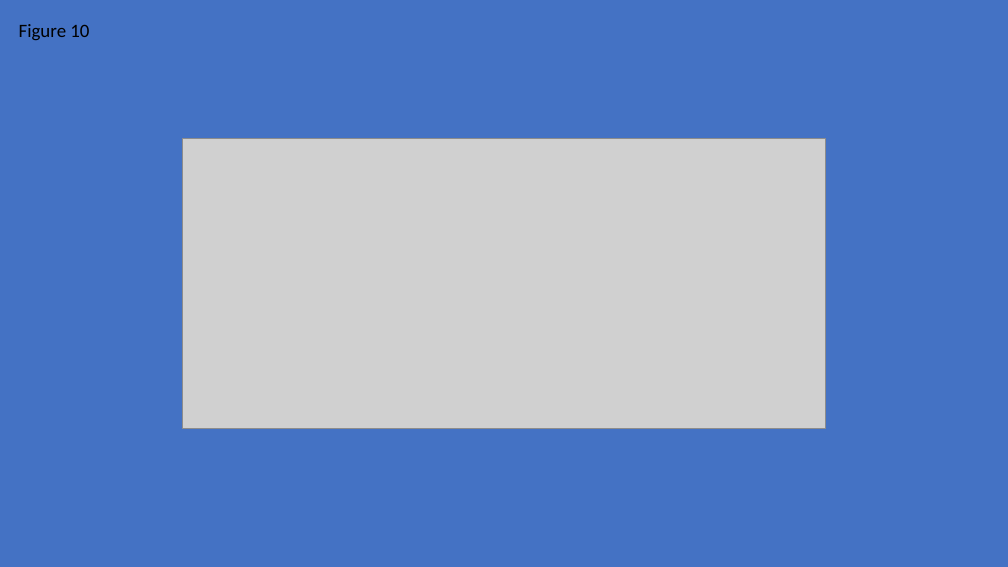
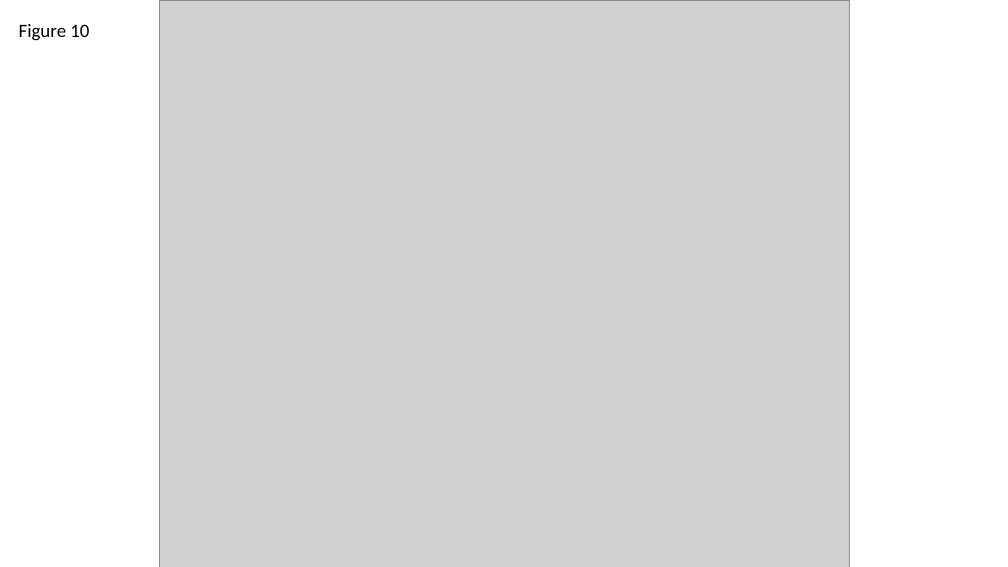
Before and after one commit to wangxsiyu/Fellous_Siyu_RatEE, a slide deck: slide 10 of Manuscript/figures_new_SW3-JM1-RW0.pptx (slide 11 before the commit). Drawn at 1008x567 pixels with LibreOffice and Linux fonts; fonts in the diff are those of the drawing; grey boxes stand for pictures. Boxes give left, top, right and bottom in pixels: in the first picture for what was removed or moved away, otherwise in the second. Text is boxed around its words. In the diff, an @@ line names an element or a change of style, - is before the commit and + after.

```diff
--- a/Manuscript/figures_new_SW3-JM1-RW0.pptx
+++ b/Manuscript/figures_new_SW3-JM1-RW0.pptx
@@ background #4472C4 to #FFFFFF @@
@@ picture added at [159,0,849,567] @@
@@ picture removed at [182,138,826,428] @@
```
Also in this commit, not shown: 1 other slide changed, 9 slides added, 9 slides removed, 40 other files.
